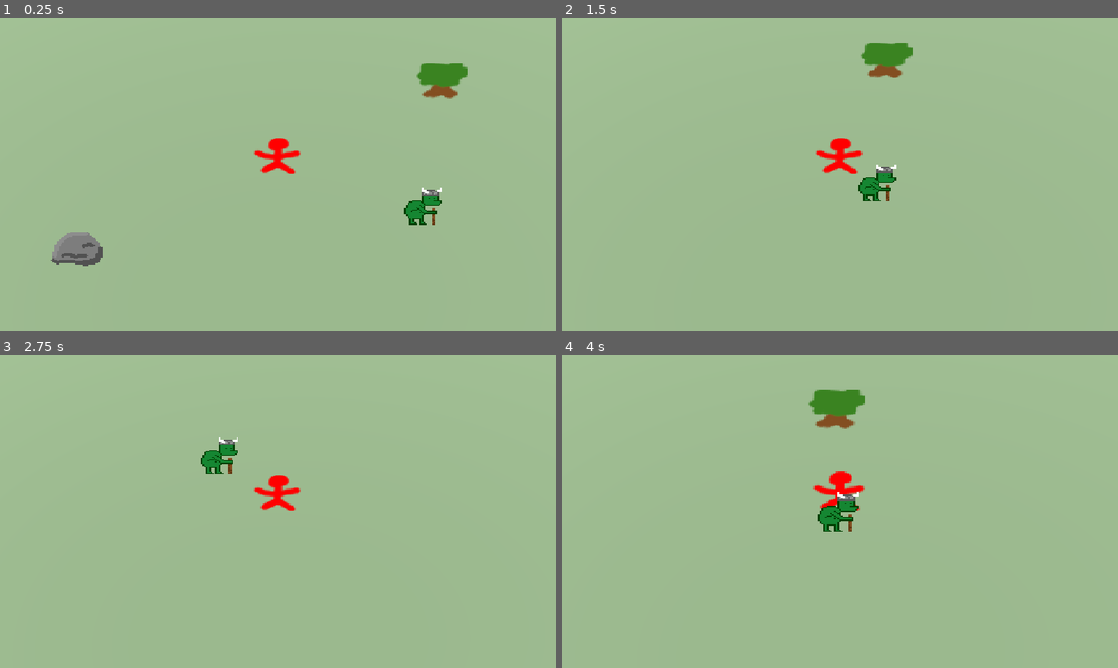
Above: before the commit, frames 1-4 (two rows, left to right).
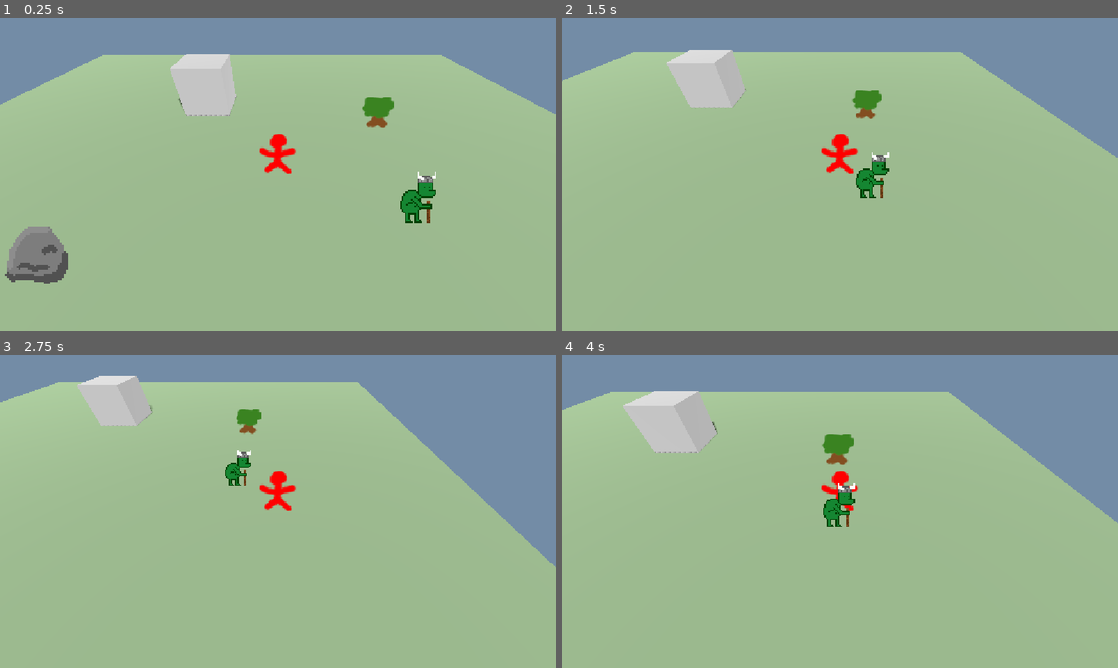
Above: after the commit, the same moments.

Repository: Drewpicus/2dPractice
Game: Godot game, scene res://Scenes/main.tscn
Two runs of this game, one before a commit and one after it. Both use one fixed random seed, a clock stepped at 60 frames per second and the inputs below.
Inputs (mouse positions are in pixels of both pictures, inside the frame that each line leads up to):
- Up to frame 1 (0.25 s): no input
- Up to frame 2 (1.5 s): move the mouse to (962, 158) at 0.52 s; hold D (move_right) 0.53-1.28 s; hold F (test) 0.53-1.28 s; move the mouse to (728, 190) at 1.27 s; hold S (move_down) from 1.28 s (still down); click (728, 190) at 1.35 s
- Up to frame 3 (2.75 s): tap F (test) at 1.55 s; move the mouse to (333, 442) at 2.02 s; release S (move_down) at 2.03 s; hold D (move_right) from 2.03 s (still down); hold F (test) from 2.03 s (still down); tap T (quick_inspect) at 2.1 s
- Up to frame 4 (4 s): move the mouse to (812, 574) at 2.77 s; release D (move_right) at 2.78 s; release F (test) at 2.78 s; hold W (move_up) 2.78-3.53 s; tap F (test) at 2.85 s; move the mouse to (1006, 558) at 3.52 s; hold A (move_left) from 3.53 s (still down); hold F (test) from 3.53 s (still down); tap Mouse wheel up (zoom_in) at 3.6 s

The runs differ from the first frame. In frame 1, 22% of the frame differs, in the area x 0-100%, y 0-85%; in frame 2, 20%; in frame 3, 22%; in frame 4, 23%, in the area x 0-100%, y 0-57%.

Commit message:
offset fix

Diff:
--- a/Scenes/Components/player_controller_component.tscn
+++ b/Scenes/Components/player_controller_component.tscn
@@ -8,11 +8,10 @@
 component_id = &"base:player_controller"
 
 [node name="CameraPivot" type="Node3D" parent="." unique_id=1452244777]
-rotation = Vector3(-0.785398, 0, 0)
+transform = Transform3D(1, 0, 0, 0, 0.7071069, 0.70710665, 0, -0.70710665, 0.7071069, 0, 0, 0)
 
 [node name="Camera3D" type="Camera3D" parent="CameraPivot" unique_id=1452244776]
 transform = Transform3D(1, 0, 0, 0, 1, 0, 0, 0, 1, 0, 0, 10)
-projection = 1
 current = true
 size = 12.0
 script = ExtResource("2_ws87e")
--- a/Scenes/entity.tscn
+++ b/Scenes/entity.tscn
@@ -8,7 +8,7 @@
 
 [node name="Sprite3D" type="Sprite3D" parent="." unique_id=66657874]
 pixel_size = 0.0625
-billboard = 2
+billboard = 1
 texture_filter = 0
 
 [node name="CollisionShape3D" type="CollisionShape3D" parent="." unique_id=1118641129]
--- a/Scenes/main.tscn
+++ b/Scenes/main.tscn
@@ -5,8 +5,11 @@
 [ext_resource type="Script" uid="uid://du6k7n4fgllb6" path="res://Scripts/interaction_menu.gd" id="21_o1aky"]
 [ext_resource type="Script" uid="uid://cpefuibv0hxx" path="res://Scripts/inventory_menu.gd" id="22_kwxat"]
 
-[sub_resource type="Theme" id="Theme_getpj"]
-default_font_size = 25
+[sub_resource type="Environment" id="Environment_main"]
+background_mode = 1
+background_color = Color(0.45, 0.55, 0.65, 1)
+ambient_light_source = 2
+ambient_light_color = Color(0.85, 0.85, 0.85, 1)
 
 [sub_resource type="PlaneMesh" id="PlaneMesh_ground"]
 size = Vector2(40, 40)
@@ -14,11 +17,14 @@
 [sub_resource type="StandardMaterial3D" id="StandardMaterial3D_ground"]
 albedo_color = Color(0.35, 0.42, 0.32, 1)
 
-[sub_resource type="Environment" id="Environment_main"]
-background_mode = 1
-background_color = Color(0.45, 0.55, 0.65, 1)
-ambient_light_source = 2
-ambient_light_color = Color(0.85, 0.85, 0.85, 1)
+[sub_resource type="BoxMesh" id="BoxMesh_jjvhh"]
+size = Vector3(3, 3, 3)
+
+[sub_resource type="StandardMaterial3D" id="StandardMaterial3D_kry3j"]
+albedo_color = Color(0.46, 0.46, 0.46, 1)
+
+[sub_resource type="Theme" id="Theme_getpj"]
+default_font_size = 25
 
 [node name="Main" type="Node3D" unique_id=1528092559]
 script = ExtResource("1_ee4r6")
@@ -38,6 +44,11 @@
 surface_material_override/0 = SubResource("StandardMaterial3D_ground")
 
 [node name="Entities" type="Node3D" parent="GameWorld" unique_id=120306238]
+
+[node name="MeshInstance3D" type="MeshInstance3D" parent="GameWorld" unique_id=211190400]
+transform = Transform3D(1, 0, 0, 0, 1, 0, 0, 0, 1, -4.130435, 1.5, -7.1800776)
+mesh = SubResource("BoxMesh_jjvhh")
+surface_material_override/0 = SubResource("StandardMaterial3D_kry3j")
 
 [node name="UI" type="CanvasLayer" parent="." unique_id=1044784727]
 
--- a/Scripts/Entity/entity_factory.gd
+++ b/Scripts/Entity/entity_factory.gd
@@ -19,7 +19,8 @@
 	var sprite := entity.get_node("Sprite3D") as Sprite3D
 	sprite.texture = definition.sprite
 	if definition.sprite:
-		sprite.position.y = definition.sprite.get_height() * sprite.pixel_size * 0.5
+		sprite.position = Vector3.ZERO
+		sprite.offset.y = definition.sprite.get_height() * 0.5
 
 	if definition.collision_shape:
 		var collision := entity.get_node("CollisionShape3D") as CollisionShape3D
